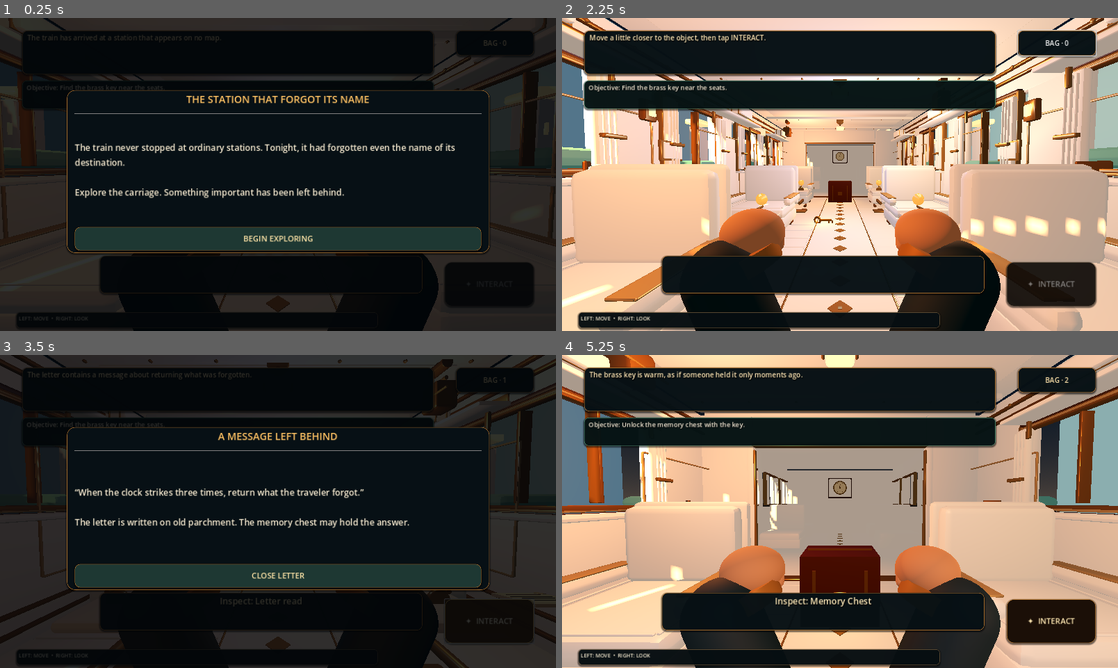
Above: before the commit, frames 1-4 (two rows, left to right).
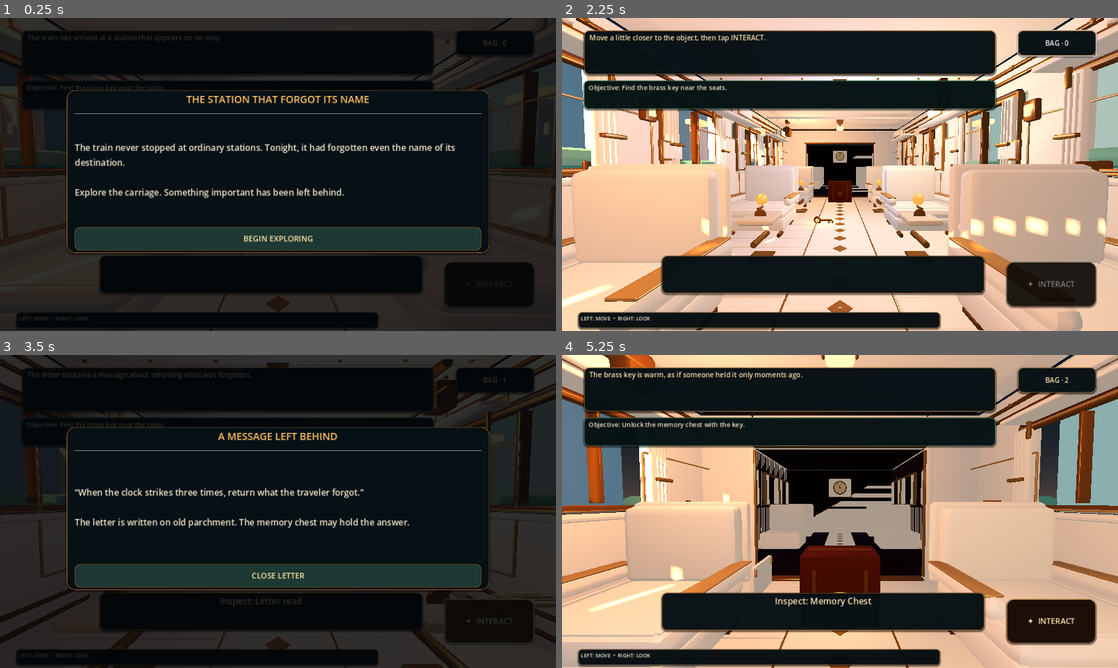
Above: after the commit, the same moments.

Repository: bdssmdkacem-dot/lost-things-express
Game: Godot game, scene res://scenes/main.tscn
Two runs of this game, one before a commit and one after it. Both use one fixed random seed, a clock stepped at 60 frames per second and the inputs below.
Inputs (mouse positions are in pixels of both pictures, inside the frame that each line leads up to):
- Up to frame 1 (0.25 s): no input
- Up to frame 2 (2.25 s): click "BEGIN EXPLORING" at 0.5 s; click "BAG · 0" at 1.25 s; tap Enter at 2 s; move the mouse to (867, 174) at 2.02 s; hold W (move_forward) from 2.03 s (still down); tap E at 2.1 s; click (867, 174) at 2.17 s
- Up to frame 3 (3.5 s): release W (move_forward) at 2.75 s; click "✦ INTERACT" at 2.75 s
- Up to frame 4 (5.25 s): move the mouse to (812, 511) at 3.52 s; hold W (move_forward) 3.53-5 s; tap E at 3.6, 4.35 s; move the mouse to (851, 505) at 4.27 s; click "CONTINUE" at 5 s

The runs differ from the first frame. In frame 1, 3.0% of the frame differs, in the area x 21-79%, y 75-100%; in frame 2, 7.6%; in frame 3, 2.7%; in frame 4, 12%, in the area x 21-79%, y 18-100%.

Commit message:
fix: hide first-person hands outside interactions and unlock clock carriage

Diff:
--- a/scripts/main.gd
+++ b/scripts/main.gd
@@ -124,6 +124,7 @@
 				for side in [-1.0, 1.0]:
 					_collision_box("Seat collision", Vector3(side * 1.78, 0.76, seat_z), Vector3(1.35, 1.48, 1.24))
 			_collision_box("Carriage front boundary", Vector3(0, 1.6, 5.85), Vector3(5.6, 3.2, 0.12))
+			_build_next_clock_compartment()
 		else:
 			push_warning("Carriage GLB exists but did not import as a PackedScene; using fallback geometry.")
 			_build_procedural_carriage()
@@ -135,6 +136,63 @@
 	# Place the letter visibly on the aisle-side edge of an ivory-marble table.
 	_create_interactable("Torn Letter", Vector3(1.95, 0.83, 1.15), Color(0.86, 0.77, 0.59), "letter")
 	_create_interactable("Memory Chest", Vector3(0.0, 0.45, -4.45), Color(0.33, 0.12, 0.055), "chest", Vector3(0.95, 0.75, 0.65))
+	_create_clock_interactable()
+
+func _create_clock_interactable() -> void:
+	var clock := Node3D.new()
+	clock.name = "StationClock"
+	clock.position = Vector3(0.0, 2.30, -12.08)
+	clock.set_meta("kind", "clock")
+	clock.set_meta("display_name", "Station Clock")
+	clock.add_to_group("interactables")
+	add_child(clock)
+	if ResourceLoader.exists("res://assets/models/train_carriage.glb"):
+		var rim := MeshInstance3D.new()
+		rim.name = "ClockBrassRim"
+		var rim_mesh := CylinderMesh.new()
+		rim_mesh.top_radius = 0.40
+		rim_mesh.bottom_radius = 0.40
+		rim_mesh.height = 0.08
+		rim.mesh = rim_mesh
+		var brass := StandardMaterial3D.new()
+		brass.albedo_color = Color(0.68, 0.43, 0.17)
+		brass.metallic = 0.72
+		brass.roughness = 0.3
+		rim.material_override = brass
+		rim.rotation_degrees.x = 90.0
+		clock.add_child(rim)
+		var face := MeshInstance3D.new()
+		face.name = "ClockIvoryFace"
+		var face_mesh := CylinderMesh.new()
+		face_mesh.top_radius = 0.34
+		face_mesh.bottom_radius = 0.34
+		face_mesh.height = 0.09
+		face.mesh = face_mesh
+		var ivory := StandardMaterial3D.new()
+		ivory.albedo_color = Color(0.87, 0.79, 0.62)
+		ivory.roughness = 0.72
+		face.material_override = ivory
+		face.rotation_degrees.x = 90.0
+		face.position.z = -0.035
+		clock.add_child(face)
+		for hand_spec in [Vector3(0.0, 0.10, -0.09), Vector3(0.13, -0.03, -0.10)]:
+			var clock_hand := MeshInstance3D.new()
+			var hand_mesh := BoxMesh.new()
+			hand_mesh.size = Vector3(0.025, 0.23 if hand_spec.x == 0.0 else 0.16, 0.018)
+			clock_hand.mesh = hand_mesh
+			var dark := StandardMaterial3D.new()
+			dark.albedo_color = Color(0.10, 0.075, 0.045)
+			clock_hand.material_override = dark
+			clock_hand.position = hand_spec
+			clock.add_child(clock_hand)
+
+func _build_next_clock_compartment() -> void:
+	# The doorway leads into a second playable carriage, not a blocked decorative wall.
+	_box("Clock carriage floor", Vector3(0, -0.10, -9.15), Vector3(5.56, 0.20, 6.35), Color(0.10, 0.045, 0.028), false)
+	_box("Clock carriage ceiling", Vector3(0, 3.38, -9.15), Vector3(5.56, 0.18, 6.35), Color(0.075, 0.045, 0.032), false)
+	_box("Clock carriage left wall", Vector3(-2.78, 1.62, -9.15), Vector3(0.16, 3.24, 6.35), Color(0.12, 0.055, 0.035), false)
+	_box("Clock carriage right wall", Vector3(2.78, 1.62, -9.15), Vector3(0.16, 3.24, 6.35), Color(0.12, 0.055, 0.035), false)
+	_box("Clock carriage end wall", Vector3(0, 1.62, -12.32), Vector3(5.56, 3.24, 0.18), Color(0.075, 0.026, 0.016), false)
 
 func _build_procedural_carriage() -> void:
 	# Carriage shell. These simple meshes validate scale and mechanics only.
@@ -219,6 +277,7 @@
 	first_person_hands = Node3D.new()
 	first_person_hands.name = "FirstPersonHands"
 	first_person_hands.position = Vector3.ZERO
+	first_person_hands.visible = false
 	camera.add_child(first_person_hands)
 
 	var sleeve_material := StandardMaterial3D.new()
@@ -264,6 +323,7 @@
 		palm.mesh = palm_mesh
 		palm.material_override = skin_material
 		palm.position = Vector3(side * 0.30, -0.20, -0.71)
+		palm.scale = Vector3(1.12, 0.78, 0.72)
 		first_person_hands.add_child(palm)
 
 		# Four short fingers make the silhouette read as a hand at phone size.
@@ -271,8 +331,8 @@
 			var finger := MeshInstance3D.new()
 			finger.name = "Finger_%s_%d" % ["L" if side < 0.0 else "R", finger_index]
 			var finger_mesh := CapsuleMesh.new()
-			finger_mesh.radius = 0.022
-			finger_mesh.height = 0.095
+			finger_mesh.radius = [0.019, 0.021, 0.021, 0.018][finger_index]
+			finger_mesh.height = [0.082, 0.105, 0.101, 0.078][finger_index]
 			finger.mesh = finger_mesh
 			finger.material_override = skin_material
 			finger.position = Vector3(side * 0.30 + (finger_index - 1.5) * 0.042, -0.245, -0.79)
@@ -298,6 +358,7 @@
 		hand_action_tween.kill()
 	first_person_hands.position = Vector3.ZERO
 	first_person_hands.rotation = Vector3.ZERO
+	first_person_hands.visible = true
 	hand_action_tween = create_tween()
 	hand_action_tween.set_parallel(true)
 	match action:
@@ -314,6 +375,10 @@
 	hand_action_tween.tween_interval(0.12)
 	hand_action_tween.tween_property(first_person_hands, "position", Vector3.ZERO, 0.28).set_trans(Tween.TRANS_CUBIC).set_ease(Tween.EASE_IN_OUT)
 	hand_action_tween.parallel().tween_property(first_person_hands, "rotation", Vector3.ZERO, 0.28).set_trans(Tween.TRANS_CUBIC).set_ease(Tween.EASE_IN_OUT)
+	hand_action_tween.tween_callback(func() -> void:
+		if is_instance_valid(first_person_hands):
+			first_person_hands.visible = false
+	)
 
 func _build_ui() -> void:
 	var canvas := CanvasLayer.new()
@@ -536,7 +601,8 @@
 	player.velocity.y = 0.0
 	player.move_and_slide()
 	player.position.x = clampf(player.position.x, -2.25, 2.25)
-	player.position.z = clampf(player.position.z, -5.1, 5.1)
+	var rear_limit := -15.0 if chest_open else -5.1
+	player.position.z = clampf(player.position.z, rear_limit, 5.1)
 
 func _input(event: InputEvent) -> void:
 	if event is InputEventKey and event.pressed and not event.echo:
@@ -622,6 +688,13 @@
 			nearby_object.set_meta("display_name", "Letter read")
 			_set_status("The letter contains a message about returning what was forgotten.")
 			_show_story_card("A MESSAGE LEFT BEHIND", "“When the clock strikes three times, return what the traveler forgot.”\n\nThe letter is written on old parchment. The memory chest may hold the answer.", "CLOSE LETTER")
+		"clock":
+			if not chest_open:
+				_set_status("The next carriage is still sealed. Complete the memory chest first.")
+			else:
+				_play_hand_action("take")
+				_set_status("The station clock begins to chime. A new route is awakening beyond this carriage.")
+				_show_story_card("THE CLOCK THAT OPENS WORLDS", "Three quiet chimes ripple through the train. The rails outside shimmer, and the next world begins to appear beyond the windows.", "CONTINUE")
 		"chest":
 			if chest_open:
 				_show_story_card("SUNSET STATION", "The photograph shows a station glowing beneath a copper sunset. It is more than a memory — it is a clue to a place missing from every map.", "CLOSE PHOTOGRAPH")
